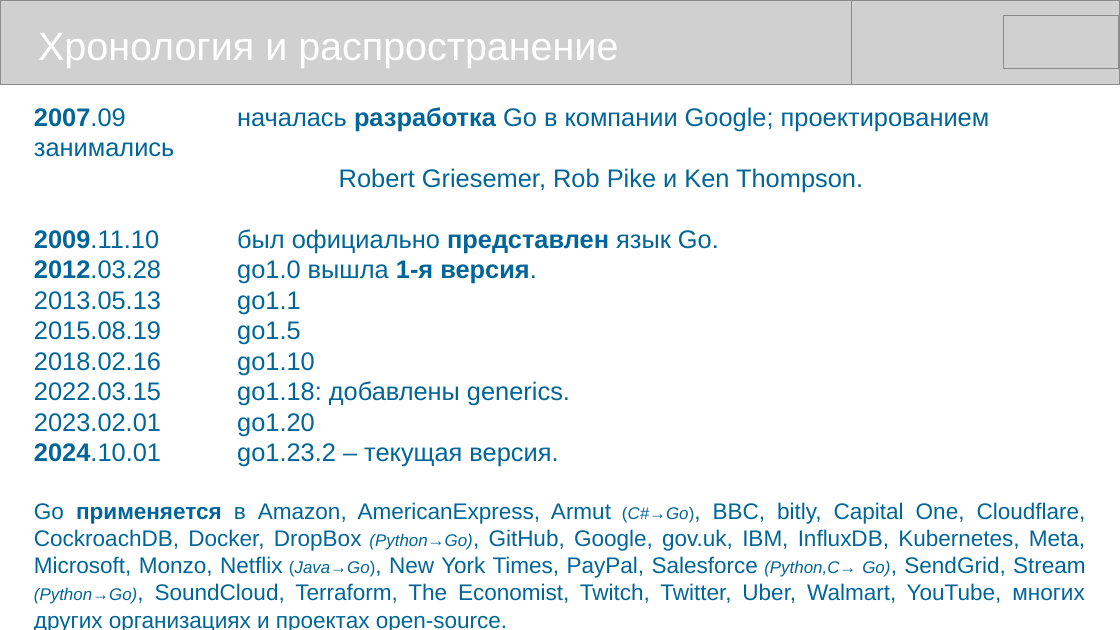
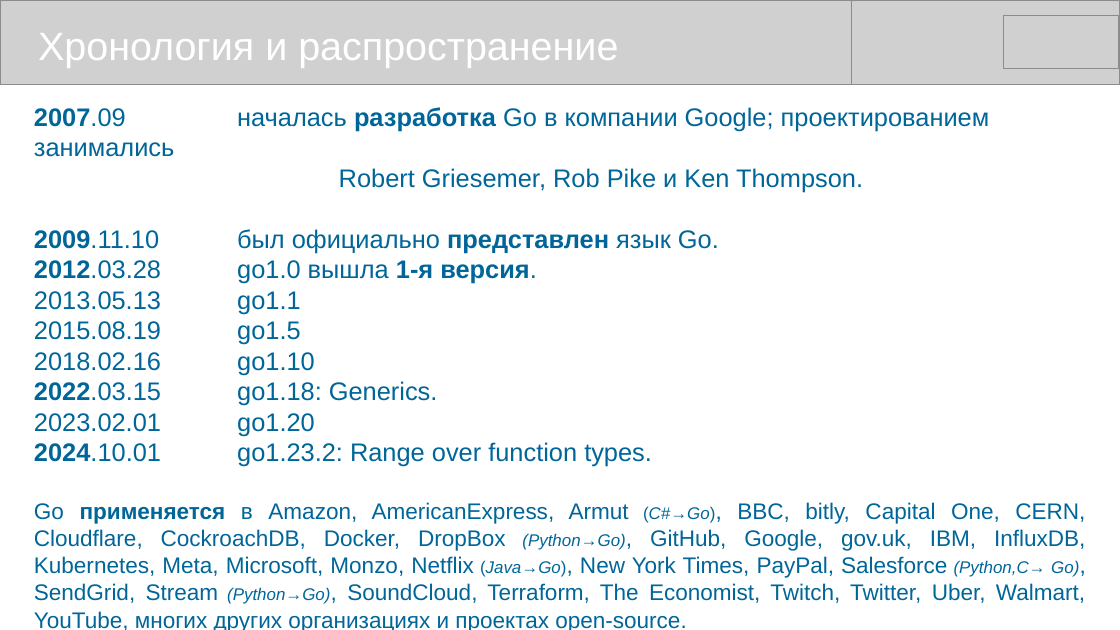
Before and after one commit to mike-shock/Go_language, a slide deck: slide 5 of Go_Intro.odp. Drawn at 1120x630 pixels with LibreOffice and Linux fonts; fonts in the diff are those of the drawing; grey boxes stand for pictures. Boxes give left, top, right and bottom in pixels: in the first picture for what was removed or moved away, otherwise in the second. Text is boxed around its words. In the diff, an @@ line names an element or a change of style, - is before the commit and + after.

```diff
--- a/Go_Intro.odp
+++ b/Go_Intro.odp
@@ text at (237,381,438,406): text changed @@
-2022.03.15 go1.18: добавлены generics.
+2022.03.15 go1.18: Generics.
@@ text at (34,442,1085,630): text changed @@
-2024.10.01 go1.23.2 – текущая версия.
-Go применяется в Amazon, AmericanExpress, Armut (C#→Go), BBC, bitly, Capital One, Cloudflare, CockroachDB, Docker, DropBox (Python→Go), GitHub, Google, gov.uk, IBM, InfluxDB, Kubernetes, Meta, Microsoft, Monzo, Netflix (Java→Go), New York Times, PayPal, Salesforce (Python,C→ Go), SendGrid, Stream (Python→Go), SoundCloud, Terraform, The Economist, Twitch, Twitter, Uber, Walmart, YouTube, многих других организациях и проектах open-source.
+2024.10.01 go1.23.2: Range over function types.
+Go применяется в Amazon, AmericanExpress, Armut (C#→Go), BBC, bitly, Capital One, CERN, Cloudflare, CockroachDB, Docker, DropBox (Python→Go), GitHub, Google, gov.uk, IBM, InfluxDB, Kubernetes, Meta, Microsoft, Monzo, Netflix (Java→Go), New York Times, PayPal, Salesforce (Python,C→ Go), SendGrid, Stream (Python→Go), SoundCloud, Terraform, The Economist, Twitch, Twitter, Uber, Walmart, YouTube, многих других организациях и проектах open-source.
```
Also in this commit, not shown: 2 slides added, 3 other files.
